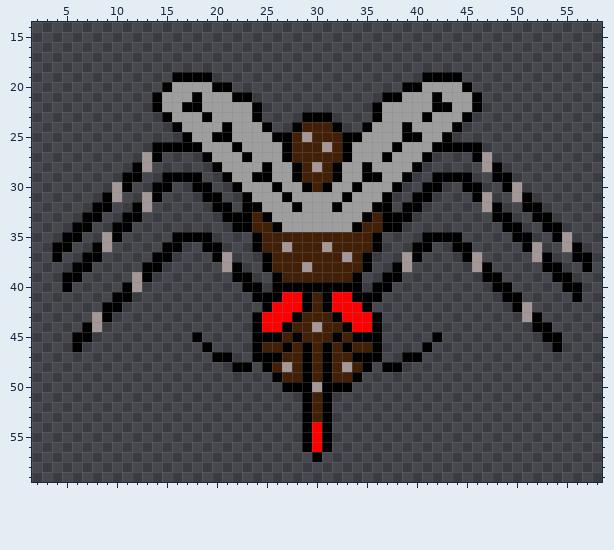
One commit to this pixel-art sprite: resources/Mosquito Front.png. This is how it looked before the edit.
The file is 60x60 pixels. Shown: x 2..58, y 14..59.
The same view after the edit:
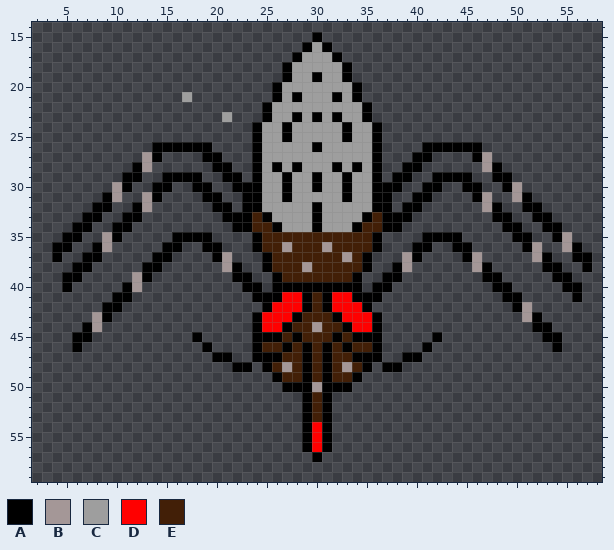
Palette (. is transparent): A #000000  B #a49797  C #9e9e9e  D #ff0000  E #421f07
From old to new:
@@ x 12..48 @@
 14 .....................................
-15 .....................................
-16 .....................................
-17 .....................................
-18 .....................................
-19 ....AAAA.....................AAAA....
-20 ...ACCCCAA.................AACCCCA...
-21 ..ACCCACCCAA.............AACCCACCCA..
-22 ..ACCAACCCCCA...........ACCCCCAACCA..
-23 ...ACCCACCCCA....AAA....ACCCCACCCA...
-24 ....ACCCCACCCA..AEEEA..ACCCACCCCA....
-25 .....ACCAACCCCAAEBEEEAACCCCAACCA.....
-26 ..AAAAACCCACCCCAEEEBEACCCCACCCAAAAA..
-27 .BA....ACCCACCCAEEEEEACCCACCCA....AB.
-28 AB......ACCCCACCAEBEACCACCCCA......BA
-29 A..AAAA..ACCAACCAEEEACCAACCA..AAAA..A
-30 ..AA..AA..ACCCACCAEACCACCCA..AA..AA..
-31 .BA....AA..ACCCACCCCCACCCA..AA....AB.
-32 AB......AA.AACCCACCCACCCAA.AA......BA
-33 A........AAAEACCCCCCCCCAEAAA........A
-34 ..........AAEEACCCCCCCAEEAA..........
+15 ..................A..................
+16 .................ACA.................
+17 ................ACCCA................
+18 ...............ACCCCCA...............
+19 ...............ACCACCA...............
+20 ..............ACCCCCCCA..............
+21 .....C........ACACCCACA..............
+22 .............ACCCCCCCCCA.............
+23 .........C...ACCACACACCA.............
+24 ............ACCACCCCCACCA............
+25 ............ACCACCCCCACCA............
+26 ..AAAAAA....ACCCCCACCCCCA....AAAAAA..
+27 .BA....AA...ACCCCCCCCCCCA...AA....AB.
+28 AB......AA..ACACACCCACACA..AA......BA
+29 A..AAAA..AA.ACCACCACCACCA.AA..AAAA..A
+30 ..AA..AA..AAACCACCACCACCAAA..AA..AA..
+31 .BA....AA..AACCACCCCCACCAA..AA....AB.
+32 AB......AA.AACCCCCACCCCCAA.AA......BA
+33 A........AAAEACCCCACCCCAEAAA........A
+34 ..........AAEEACCCACCCAEEAA..........
 35 ....AAAA....AEEEEEEEEEEEA....AAAA....
